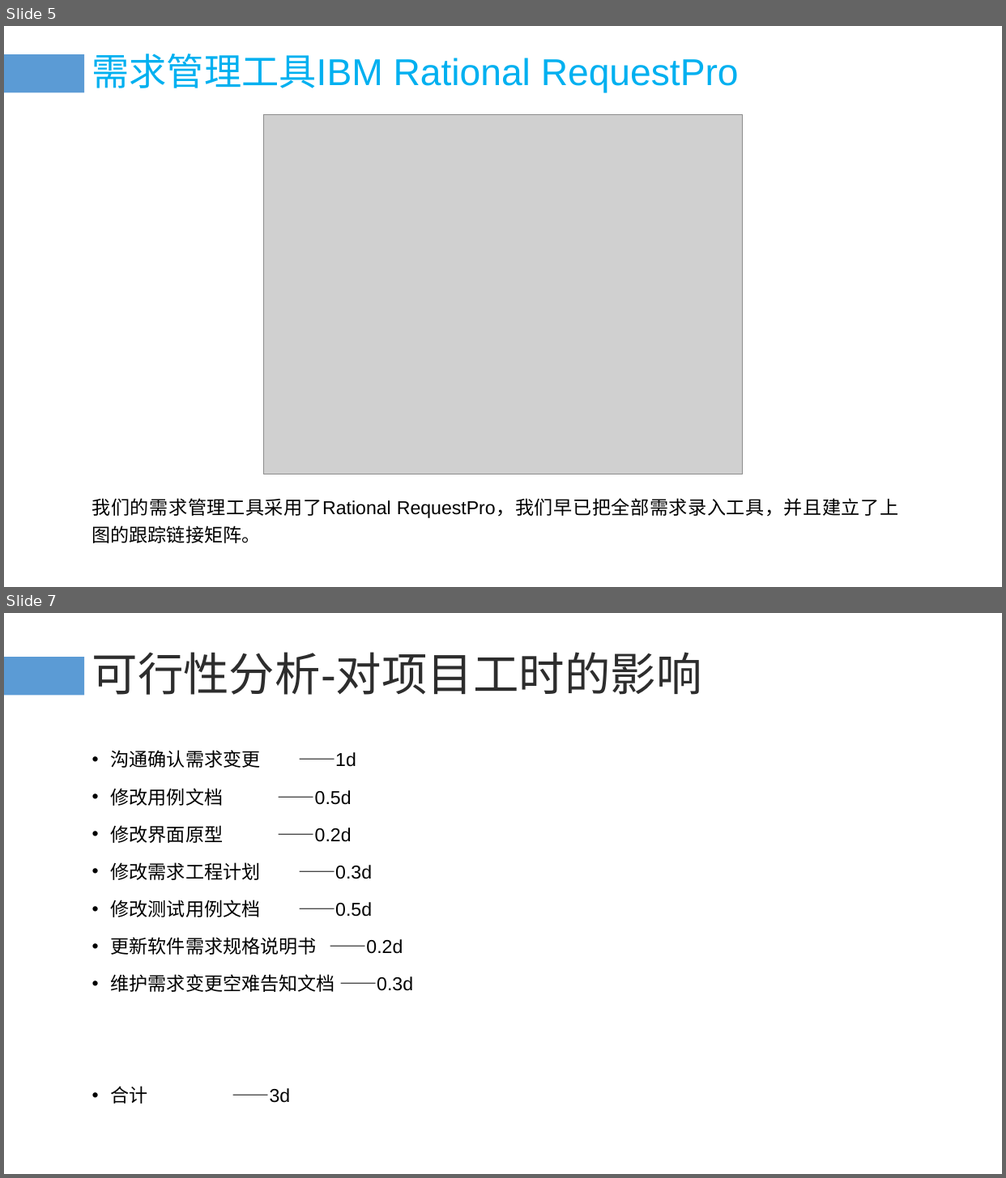
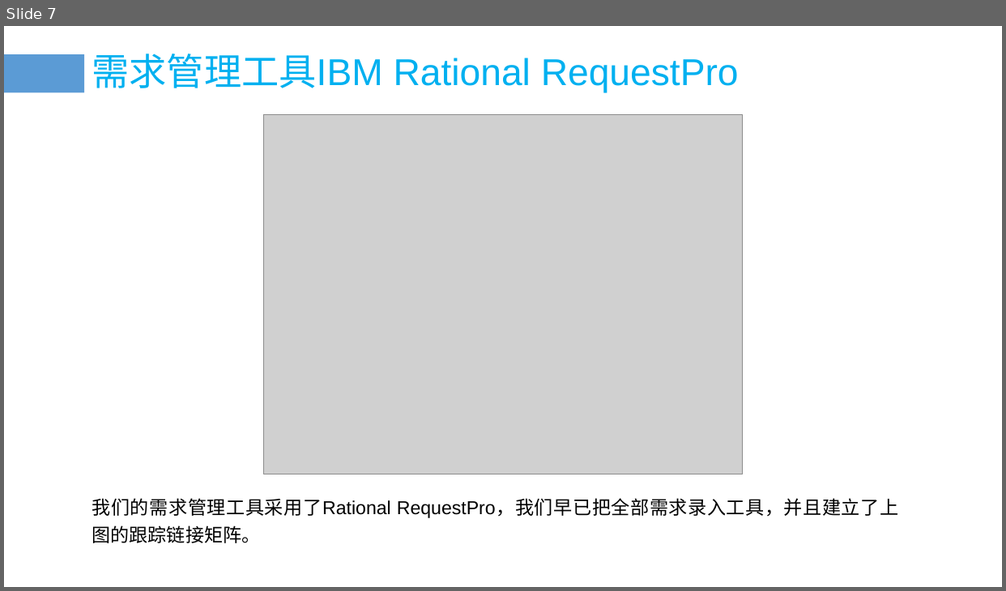
Before and after one commit to PRD-G17/PRD-G17-teamwork, a slide deck: 10后期文档/需求变更评审.pptx. Shown one above the other, each under a label of ours: slides 5 and 7 before the commit, slide 7 after it; the slides between them are not shown. The pictures are 1006x1178 and 1006x591 pixels, drawn with LibreOffice and Linux fonts; fonts in the diff are those of the drawing; grey boxes stand for pictures. Boxes give left, top, right and bottom in pixels: in the first picture for what was removed or moved away, otherwise in the second. Text is boxed around its words. In the diff, an @@ line names an element or a change of style, - is before the commit and + after.

```diff
--- a/10后期文档/需求变更评审.pptx
+++ b/10后期文档/需求变更评审.pptx
@@ slide 7 removed at bbox=[4, 613, 1002, 1174], background #FFFFFF @@
@@ rectangle removed at bbox=[4, 658, 84, 696] @@
@@ title removed at bbox=[92, 652, 702, 695] @@
-可行性分析-对项目工时的影响
@@ text removed at bbox=[111, 750, 413, 1104] @@
-• 沟通确认需求变更 ——1d
-• 修改用例文档 ——0.5d
-• 修改界面原型 ——0.2d
-• 修改需求工程计划 ——0.3d
-• 修改测试用例文档 ——0.5d
-• 更新软件需求规格说明书 ——0.2d
-• 维护需求变更空难告知文档 ——0.3d
-• 合计 ——3d
@@ what was slide 5 is now slide 7 @@
```
Also in this commit, not shown: 7 slides changed, 7 slides added, 1 other slide removed, 21 other files.
